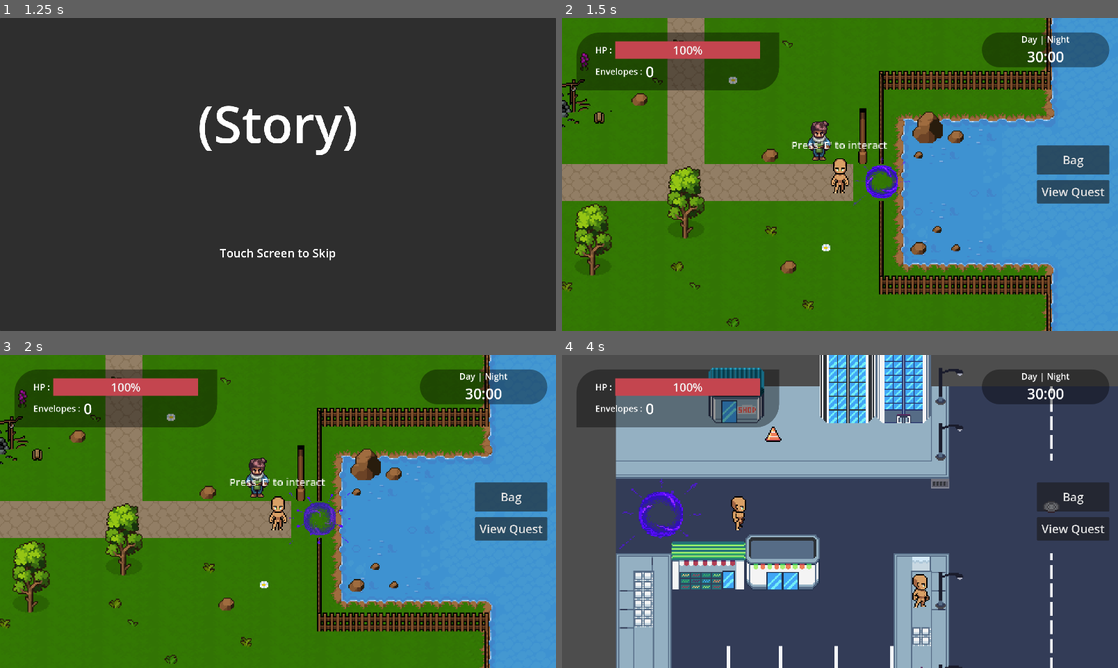
Above: before the commit, frames 1-4 (two rows, left to right).
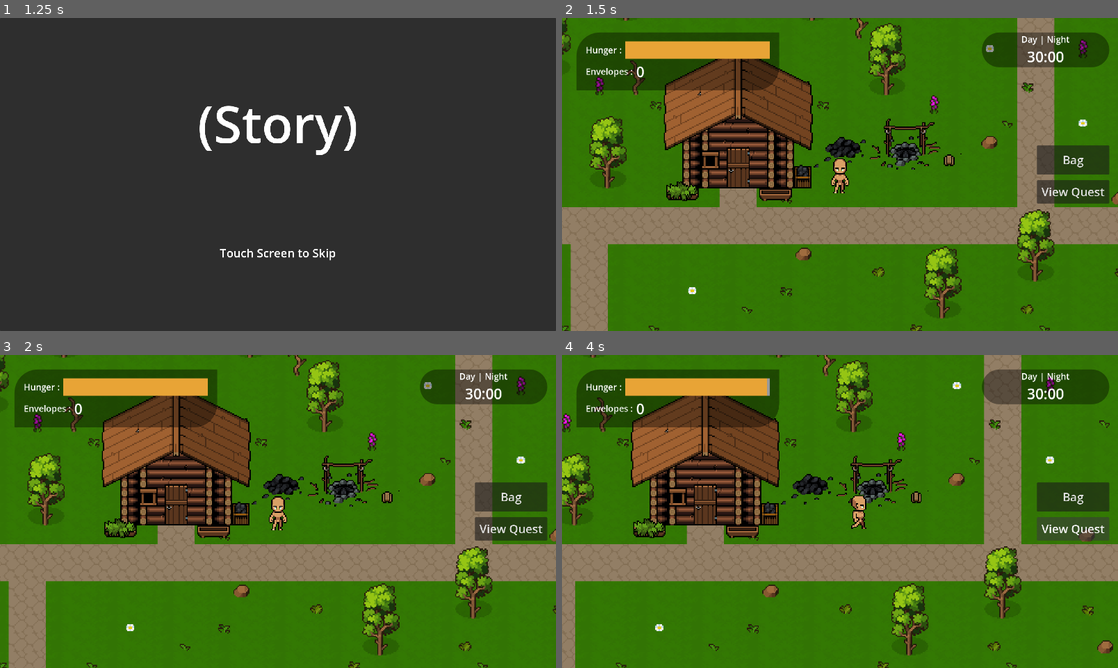
Above: after the commit, the same moments.

Repository: hoaxnt/envelhope-beta
Game: Godot game, scene res://Scenes/utils/main_menu.tscn
The game is run twice, just before and just after one commit, with the same random seed, the same clock (stepped at 60 frames per second) and the same inputs.
Inputs (mouse positions are in pixels of both pictures, inside the frame that each line leads up to):
- Up to frame 1 (1.25 s): click "Continue" at 0.5 s
- Up to frame 2 (1.5 s): click (840, 174) at 1.25 s
- Up to frame 3 (2 s): no input
- Up to frame 4 (4 s): click "Bag" at 2 s; click "View Quest" at 2.75 s; tap E (interact) at 3.5 s; hold Right (ui_right) from 3.53 s (still down); hold E (interact) from 3.53 s (still down)

Frame 1 is identical in both runs. In frame 2, 61% of the frame differs, in the area x 0-100%, y 0-100%; in frame 3, 61%; in frame 4, 100%.

Commit message:
feat: added save/load

Diff:
--- a/Scenes/chapters/chapter_1.tscn
+++ b/Scenes/chapters/chapter_1.tscn
@@ -6,7 +6,7 @@
 [ext_resource type="PackedScene" uid="uid://4h22a7hemgyb" path="res://scenes/characters/player.tscn" id="4_itjef"]
 [ext_resource type="Script" uid="uid://tdyss6nwpwej" path="res://scripts/utils/portal.gd" id="5_k2l3u"]
 [ext_resource type="Texture2D" uid="uid://dnhad78k1oqjp" path="res://assets/utils/portal.png" id="6_k2l3u"]
-[ext_resource type="PackedScene" uid="uid://c1n41auotc7uk" path="res://scenes/utils/hud/hud.tscn" id="7_sx3b6"]
+[ext_resource type="PackedScene" uid="uid://c1n41auotc7uk" path="res://scenes/hud/hud.tscn" id="7_sx3b6"]
 
 [sub_resource type="CircleShape2D" id="CircleShape2D_k2l3u"]
 radius = 6.8259025
@@ -78,7 +78,7 @@
 position = Vector2(994, 248)
 
 [node name="Player" parent="." instance=ExtResource("4_itjef")]
-position = Vector2(1017, 282)
+position = Vector2(715, 245)
 
 [node name="Camera2D" type="Camera2D" parent="Player"]
 zoom = Vector2(4, 4)
--- a/Scenes/chapters/chapter_2.tscn
+++ b/Scenes/chapters/chapter_2.tscn
@@ -10,7 +10,7 @@
 [ext_resource type="PackedScene" uid="uid://dmwar6r6bslj7" path="res://scenes/characters/npc_plaza/blind_vendor.tscn" id="7_165o0"]
 [ext_resource type="Script" uid="uid://tdyss6nwpwej" path="res://scripts/utils/portal.gd" id="8_3ilha"]
 [ext_resource type="Texture2D" uid="uid://dnhad78k1oqjp" path="res://assets/utils/portal.png" id="9_3ilha"]
-[ext_resource type="PackedScene" uid="uid://c1n41auotc7uk" path="res://scenes/utils/hud/hud.tscn" id="11_8exib"]
+[ext_resource type="PackedScene" uid="uid://c1n41auotc7uk" path="res://scenes/hud/hud.tscn" id="11_8exib"]
 
 [sub_resource type="Curve2D" id="Curve2D_g2xa2"]
 _data = {
--- a/Scenes/utils/hud/hud.tscn
+++ b/Scenes/hud/hud.tscn
@@ -1,7 +1,7 @@
 [gd_scene load_steps=5 format=3 uid="uid://c1n41auotc7uk"]
 
-[ext_resource type="Script" uid="uid://d0fgwe3nkpfsl" path="res://scripts/utils/hud/hud.gd" id="1_0fbou"]
-[ext_resource type="PackedScene" uid="uid://wtiojfikc0fb" path="res://scenes/utils/hud/hunger_bar.tscn" id="2_l4r4f"]
+[ext_resource type="Script" uid="uid://d0fgwe3nkpfsl" path="res://scripts/hud/hud.gd" id="1_0fbou"]
+[ext_resource type="PackedScene" uid="uid://wtiojfikc0fb" path="res://scenes/hud/hunger_bar.tscn" id="2_l4r4f"]
 
 [sub_resource type="StyleBoxFlat" id="StyleBoxFlat_kniqr"]
 bg_color = Color(0, 0, 0, 0.3882353)
@@ -57,7 +57,7 @@
 [node name="Label" type="Label" parent="Control/MarginContainer/Panel/HBoxContainer/VBoxContainer/HBoxContainer"]
 layout_mode = 2
 theme_override_font_sizes/font_size = 30
-text = "HP : "
+text = "Hunger : "
 
 [node name="HungerBar" parent="Control/MarginContainer/Panel/HBoxContainer/VBoxContainer/HBoxContainer" instance=ExtResource("2_l4r4f")]
 layout_mode = 2
--- a/Scenes/utils/hud/hunger_bar.tscn
+++ b/Scenes/hud/hunger_bar.tscn
@@ -1,11 +1,11 @@
 [gd_scene load_steps=4 format=3 uid="uid://wtiojfikc0fb"]
 
-[ext_resource type="Script" uid="uid://d2cxy5noa30a2" path="res://scripts/utils/hud/hunger_bar.gd" id="1_xapr8"]
+[ext_resource type="Script" uid="uid://d2cxy5noa30a2" path="res://scripts/hud/hunger_bar.gd" id="1_elhww"]
 
 [sub_resource type="StyleBoxFlat" id="StyleBoxFlat_60vn4"]
 
 [sub_resource type="StyleBoxFlat" id="StyleBoxFlat_h743p"]
-bg_color = Color(0.7672838, 0.27202317, 0.30898613, 1)
+bg_color = Color(0.90769166, 0.6415264, 0.21227357, 1)
 
 [node name="HungerBar" type="ProgressBar"]
 custom_minimum_size = Vector2(500, 60)
@@ -15,7 +15,8 @@
 step = 1.0
 value = 100.0
 rounded = true
-script = ExtResource("1_xapr8")
+show_percentage = false
+script = ExtResource("1_elhww")
 
 [node name="Timer" type="Timer" parent="."]
 autostart = true
--- /dev/null
+++ b/Scripts/autoloads/save_load.gd
@@ -0,0 +1,33 @@
+extends Node
+
+const SAVE_PATH = "user://game_data.json"
+
+func save_game(data_to_save: Dictionary) -> Error:
+		var file = FileAccess.open(SAVE_PATH, FileAccess.WRITE)
+
+		#if file == null:
+				#var error = FileAccess.get_open_error()
+				#printerr("Failed to save game. Error code: ", error)
+				#return error
+
+		var json_string = JSON.stringify(data_to_save, "\t", true)
+		file.store_string(json_string)
+		return OK
+
+func load_game() -> Dictionary:
+		if not FileAccess.file_exists(SAVE_PATH):
+				print("No save file found at: ", SAVE_PATH)
+				return {}
+		var file = FileAccess.open(SAVE_PATH, FileAccess.READ)
+		if file == null:
+				printerr("Failed to load game. Error code: ", FileAccess.get_open_error())
+				return {}
+
+		var json_string = file.get_as_text()
+		var parse_result = JSON.parse_string(json_string)
+
+		if parse_result == null:
+				printerr("Failed to parse JSON string.")
+				return {}
+
+		return parse_result
--- a/Scripts/utils/hud/hud.gd
+++ b/Scripts/hud/hud.gd
@@ -1,6 +1,7 @@
 extends CanvasLayer
 
 func _on_bag_button_pressed() -> void:
+	SaveLoad.load_game()
 	print("bug")
 
 func _on_view_quest_button_pressed() -> void:
--- /dev/null
+++ b/Scripts/hud/hunger_bar.gd
@@ -0,0 +1,27 @@
+extends ProgressBar
+
+var loaded_data = SaveLoad.load_game()
+var player_stats = {
+					"hunger": value
+				}
+
+func _ready():
+		var timer = $Timer
+		timer.connect("timeout", _on_timer_timeout)
+		max_value = 100.0
+		value = loaded_data.get("hunger", 100)
+
+func _on_timer_timeout():
+		if value > 0:
+				value -= 1.0
+		if value <= 0:
+			if $Timer.is_stopped():
+				return
+			$Timer.stop()
+
+			print("Oops! player died from starving. Resetting hunger to 100.")
+
+			player_stats.set("hunger", 100)
+			SaveLoad.save_game(player_stats)
+			value = 100.0
+			$Timer.start()
--- a/Scripts/utils/hud/hunger_bar.gd
+++ /dev/null
@@ -1,14 +0,0 @@
-extends ProgressBar
-
-func _ready():
-		var timer = $Timer
-		timer.connect("timeout", _on_timer_timeout)
-		max_value = 100.0
-		value = 100.0
-
-func _on_timer_timeout():
-		if value > 0:
-				value -= 1.0
-		else:
-				$Timer.stop()
-				print("Oops! player died from starving.")
--- a/project.godot
+++ b/project.godot
@@ -17,7 +17,8 @@
 
 [autoload]
 
-GlobalState="*res://scripts/utils/global_state.gd"
+GlobalState="*res://scripts/autoloads/global_state.gd"
+SaveLoad="*res://scripts/autoloads/save_load.gd"
 
 [debug]
 
Renamed: Scripts/utils/global_state.gd -> Scripts/autoloads/global_state.gd
Renamed: Scripts/utils/global_state.gd.uid -> Scripts/autoloads/global_state.gd.uid
Not shown, added: Scripts/autoloads/save_load.gd.uid
Renamed: Scripts/utils/hud/hud.gd.uid -> Scripts/hud/hud.gd.uid
Renamed: Scripts/utils/hud/hunger_bar.gd.uid -> Scripts/hud/hunger_bar.gd.uid
